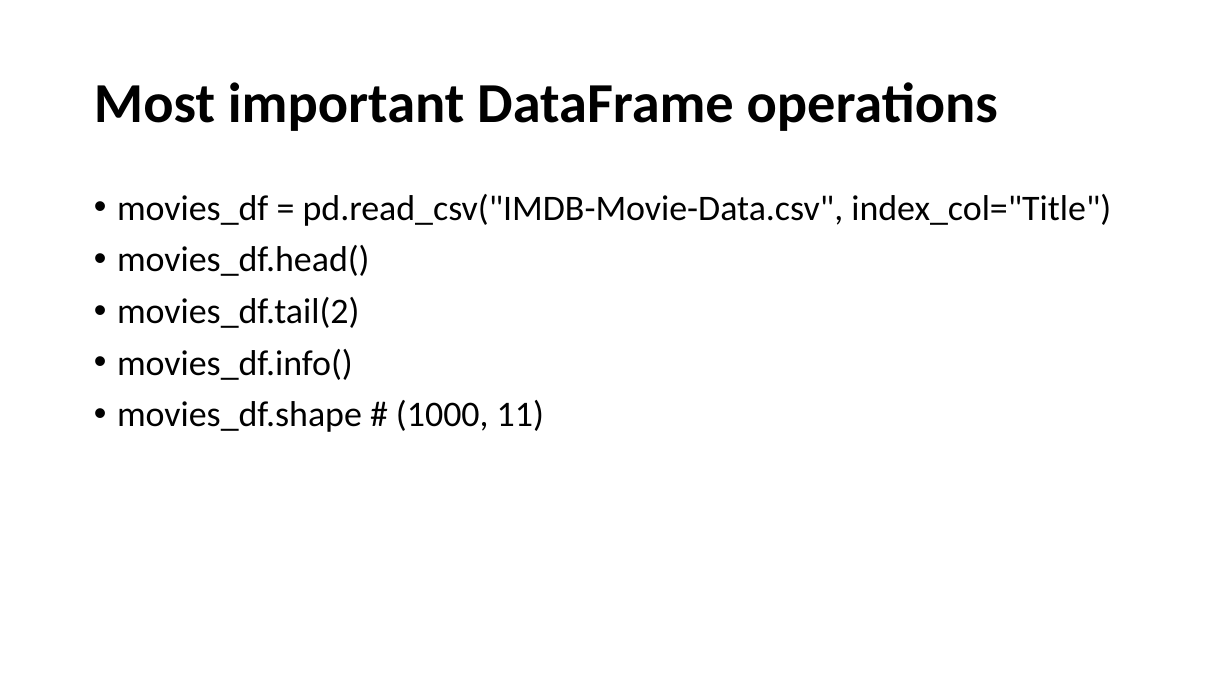
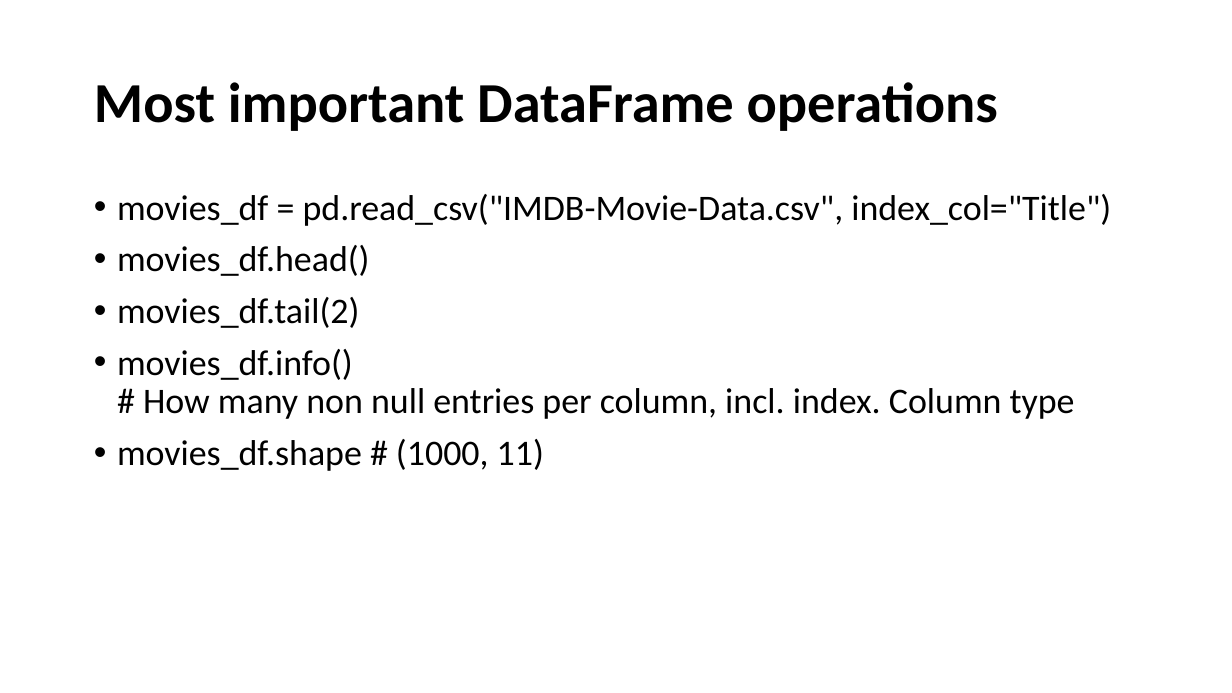
Before and after one commit to FranzGH/IoT_ML, a slide deck: slide 8 of Pandas.pptx. Drawn at 1232x693 pixels with LibreOffice and Linux fonts; fonts in the diff are those of the drawing. Boxes give left, top, right and bottom in pixels: in the first picture for what was removed or moved away, otherwise in the second. Text is boxed around its words. In the diff, an @@ line names an element or a change of style, - is before the commit and + after.

```diff
--- a/Pandas.pptx
+++ b/Pandas.pptx
@@ text at bbox=[117, 349, 1075, 419]: text changed @@
-• movies_df.info()
+• movies_df.info() # How many non null entries per column, incl. index. Column type
```
Also in this commit, not shown: 4 other slides changed, 2 other files.
